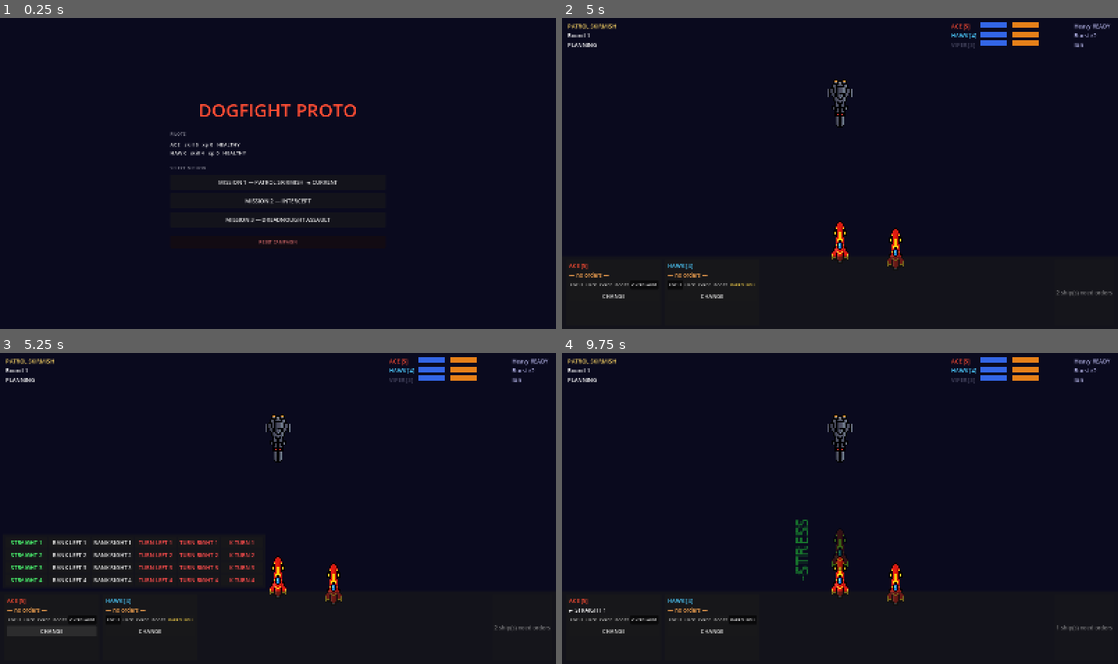
Above: before the commit, frames 1-4 (two rows, left to right).
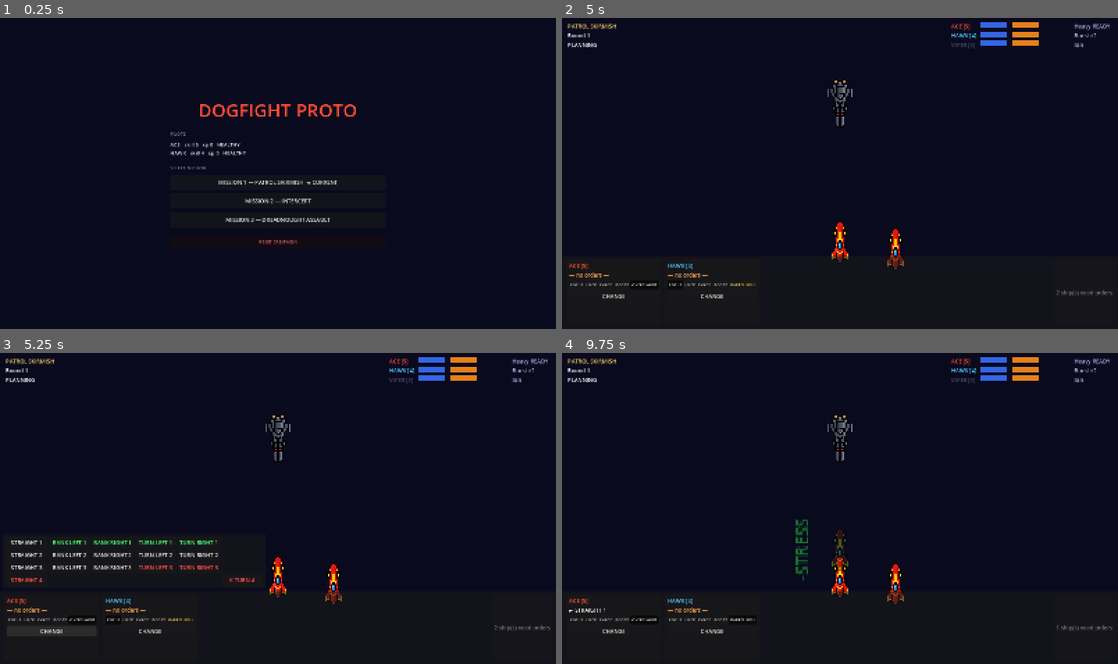
Above: after the commit, the same moments.

Repository: kavemankai/JaggedBuild
Game: Godot game, scene res://scenes/MainMenu.tscn
Two runs of this game, one before a commit and one after it. Both use one fixed random seed, a clock stepped at 60 frames per second and the inputs below.
Inputs:
- Up to frame 1 (0.25 s): no input
- Up to frame 2 (5 s): click "MISSION 1 — PATROL SKIRMISH ◄…" at 0.5 s; click "FOCUS" at 1.25 s; click "LOCK" at 2 s; click "EVADE" at 2.75 s; click "BOOST" at 3.5 s; click "OVERCHARGE" at 4.25 s
- Up to frame 3 (5.25 s): click "CHANGE" at 5 s
- Up to frame 4 (9.75 s): click "FOCUS" at 5.75 s; click "LOCK" at 6.5 s; click "EVADE" at 7.25 s; click "BOOST" at 8 s; click "BARREL ROLL" at 8.75 s; click "STRAIGHT 1" at 9.5 s

Frames 1-2 are identical in both runs. In frame 3, 1.0% of the frame differs, in the area x 2-46%, y 60-74%; in frame 4, nothing differs.

Commit message:
Gate 16: DialData architecture — per-ship maneuver dials

Diff:
--- a/scripts/AIController.gd
+++ b/scripts/AIController.gd
@@ -13,25 +13,39 @@
 	var best_maneuver: Maneuver = null
 	var best_score: float = -INF
 
-	for bearing in ai_ship.bearing_options:
-		var color: String = ai_ship.get_maneuver_color(bearing)
-		if ai_ship.stress > 0 and color == "RED":
-			continue
-		# Disabled engines: only white (neutral) maneuvers remain available.
-		if engines_out and color != "WHITE":
-			continue
-		for speed in ai_ship.speed_options:
+	if ai_ship.dial_data != null:
+		for option: Dictionary in ai_ship.dial_data.get_all_options():
+			var bearing: String = option["bearing"] as String
+			var speed: int = int(option["speed"])
+			var color: String = option["color"] as String
+			if ai_ship.stress > 0 and color == "RED":
+				continue
+			if engines_out and color != "WHITE":
+				continue
 			var m := Maneuver.new()
 			m.bearing = bearing
 			m.speed = speed
-
-			var end_state := ManeuverSystem.compute_end_state(
-				ai_ship.global_position, ai_ship.rotation, m)
+			var end_state := ManeuverSystem.compute_end_state(ai_ship.global_position, ai_ship.rotation, m)
 			var score := _score_state(end_state, target, avoid_points)
-
 			if score > best_score:
 				best_score = score
 				best_maneuver = m
+	else:
+		for bearing in ai_ship.bearing_options:
+			var color: String = ai_ship.get_maneuver_color(bearing)
+			if ai_ship.stress > 0 and color == "RED":
+				continue
+			if engines_out and color != "WHITE":
+				continue
+			for speed in ai_ship.speed_options:
+				var m := Maneuver.new()
+				m.bearing = bearing
+				m.speed = speed
+				var end_state := ManeuverSystem.compute_end_state(ai_ship.global_position, ai_ship.rotation, m)
+				var score := _score_state(end_state, target, avoid_points)
+				if score > best_score:
+					best_score = score
+					best_maneuver = m
 
 	return best_maneuver
 
--- /dev/null
+++ b/scripts/DialData.gd
@@ -0,0 +1,33 @@
+class_name DialData
+extends Resource
+
+# dial[bearing][speed] = "GREEN" | "WHITE" | "RED"
+# Absence of a speed key for a bearing means that maneuver is not on this dial.
+@export var dial: Dictionary = {}
+
+
+func get_color(bearing: String, speed: int) -> String:
+	if not dial.has(bearing):
+		return ""
+	var speeds: Dictionary = dial[bearing] as Dictionary
+	if not speeds.has(speed):
+		return ""
+	return speeds[speed] as String
+
+
+func is_available(bearing: String, speed: int) -> bool:
+	return get_color(bearing, speed) != ""
+
+
+# Returns Array[{bearing, speed, color}] for populating the ManeuverSelector.
+func get_all_options() -> Array:
+	var options: Array = []
+	for bearing in dial.keys():
+		var speeds: Dictionary = dial[bearing] as Dictionary
+		for speed in speeds.keys():
+			options.append({
+				"bearing": bearing as String,
+				"speed": int(speed),
+				"color": speeds[speed] as String,
+			})
+	return options
--- a/scripts/Main.gd
+++ b/scripts/Main.gd
@@ -67,6 +67,7 @@
 			ship.team = "PLAYER"
 			ship.speed_options = [1, 2, 3, 4]
 			ship.bearing_options = ["STRAIGHT", "BANK_LEFT", "BANK_RIGHT", "TURN_LEFT", "TURN_RIGHT", "K_TURN"]
+			ship.dial_data = ShipDials.fighter()
 			_apply_spec(ship, pilots[i])
 			ship.position = PLAYER_SLOTS[i][0]
 			ship.rotation = PLAYER_SLOTS[i][1]
--- a/scripts/ManeuverSelector.gd
+++ b/scripts/ManeuverSelector.gd
@@ -7,6 +7,9 @@
 
 var _ship: Ship = null
 var _ghost: Node2D = null
+
+# Canonical column order for dial display.
+const BEARING_ORDER: Array = ["STRAIGHT", "BANK_LEFT", "BANK_RIGHT", "TURN_LEFT", "TURN_RIGHT", "K_TURN"]
 
 
 func open_for(ship: Ship, ghost: Node2D) -> void:
@@ -29,6 +32,69 @@
 	for child in _grid.get_children():
 		child.queue_free()
 
+	if _ship.dial_data != null:
+		_populate_from_dial()
+	else:
+		_populate_legacy()
+
+
+func _populate_from_dial() -> void:
+	var dial: DialData = _ship.dial_data
+	var stressed: bool = _ship.stress > 0
+	var engines_out: bool = _ship.engines_disabled()
+
+	# Build sorted bearing list (only bearings present in the dial, in canonical order).
+	var bearings: Array = []
+	for b in BEARING_ORDER:
+		if dial.dial.has(b):
+			bearings.append(b)
+
+	# Build sorted speed list from all speeds present in the dial.
+	var speed_set: Array = []
+	for b in bearings:
+		var speeds_dict: Dictionary = dial.dial[b] as Dictionary
+		for spd in speeds_dict.keys():
+			if not speed_set.has(int(spd)):
+				speed_set.append(int(spd))
+	speed_set.sort()
+
+	_grid.columns = bearings.size()
+
+	for spd: int in speed_set:
+		for bearing: String in bearings:
+			var color: String = dial.get_color(bearing, spd)
+			if color == "":
+				# Gap in the dial — invisible spacer to preserve grid alignment.
+				var spacer := Control.new()
+				spacer.custom_minimum_size = Vector2(120, 32)
+				_grid.add_child(spacer)
+				continue
+
+			var btn := Button.new()
+			btn.text = bearing.replace("_", " ") + " " + str(spd)
+			btn.custom_minimum_size = Vector2(120, 32)
+			_apply_color(btn, color)
+
+			if stressed and color == "RED":
+				btn.disabled = true
+				btn.tooltip_text = "STRESSED — red maneuvers unavailable"
+			elif engines_out and color != "WHITE":
+				btn.disabled = true
+				btn.tooltip_text = "ENGINES DISABLED — white maneuvers only"
+
+			if _is_selected(bearing, spd):
+				btn.add_theme_color_override("font_color", Color(1.0, 1.0, 0.4, 1.0))
+				btn.text = "● " + btn.text
+
+			var m := Maneuver.new()
+			m.bearing = bearing
+			m.speed = spd
+			btn.mouse_entered.connect(_on_hover.bind(m))
+			btn.pressed.connect(_on_pick.bind(m))
+			_grid.add_child(btn)
+
+
+func _populate_legacy() -> void:
 	_grid.columns = _ship.bearing_options.size()
 	var stressed: bool = _ship.stress > 0
 	var engines_out: bool = _ship.engines_disabled()
@@ -42,8 +108,7 @@
 			var move_color: String = _ship.get_maneuver_color(bearing)
 			_apply_color(btn, move_color)
 
-			var is_red: bool = move_color == "RED"
-			if stressed and is_red:
+			if stressed and move_color == "RED":
 				btn.disabled = true
 				btn.tooltip_text = "STRESSED — red maneuvers unavailable"
 			elif engines_out and move_color != "WHITE":
--- a/scripts/PlanningStrip.gd
+++ b/scripts/PlanningStrip.gd
@@ -114,22 +114,36 @@
 			ship.selected_action = "FOCUS"
 		# Safety: if a red maneuver slipped through on a stressed ship, swap it.
 		if ship.stress > 0 and ship.selected_maneuver != null \
-				and ship.get_maneuver_color(ship.selected_maneuver.bearing) == "RED":
+				and ship.get_maneuver_color(ship.selected_maneuver.bearing, ship.selected_maneuver.speed) == "RED":
 			ship.selected_maneuver = _closest_non_red(ship, ship.selected_maneuver.speed)
 	all_confirmed.emit()
 
 
 func _closest_non_red(ship: Ship, speed: int) -> Maneuver:
-	for bearing: String in ship.bearing_options:
-		if ship.get_maneuver_color(bearing) != "RED":
-			var m := Maneuver.new()
-			m.bearing = bearing
-			m.speed = speed
-			return m
-	# Fallback — straight.
+	if ship.dial_data != null:
+		# Prefer same speed; fall back to any non-red option.
+		for option: Dictionary in ship.dial_data.get_all_options():
+			if int(option["speed"]) == speed and option["color"] != "RED":
+				var m := Maneuver.new()
+				m.bearing = option["bearing"] as String
+				m.speed = speed
+				return m
+		for option: Dictionary in ship.dial_data.get_all_options():
+			if option["color"] != "RED":
+				var m := Maneuver.new()
+				m.bearing = option["bearing"] as String
+				m.speed = int(option["speed"])
+				return m
+	else:
+		for bearing: String in ship.bearing_options:
+			if ship.get_maneuver_color(bearing) != "RED":
+				var m := Maneuver.new()
+				m.bearing = bearing
+				m.speed = speed
+				return m
 	var fallback := Maneuver.new()
 	fallback.bearing = "STRAIGHT"
-	fallback.speed = speed
+	fallback.speed = 1
 	return fallback
 
 
--- a/scripts/RoundManager.gd
+++ b/scripts/RoundManager.gd
@@ -46,9 +46,10 @@
 		if ship.is_destroyed:
 			continue
 		var bearing: String = ship.selected_maneuver.bearing if ship.selected_maneuver else ""
+		var speed: int = ship.selected_maneuver.speed if ship.selected_maneuver else 0
 		await ship.execute_maneuver()
 		var s: Ship = ship as Ship
-		var move_color: String = s.get_maneuver_color(bearing)
+		var move_color: String = s.get_maneuver_color(bearing, speed)
 		if move_color == "RED":
 			if randf() >= s.get_nerve():
 				s.stress += 1
--- a/scripts/Ship.gd
+++ b/scripts/Ship.gd
@@ -25,6 +25,7 @@
 @export var firing_arc_degrees: float = 90.0
 @export var firing_range_mult: float = 1.0
 
+var dial_data: DialData = null
 var selected_maneuver: Maneuver = null
 var heavy_cooldown: int = 0
 var is_destroyed: bool = false
@@ -215,7 +216,11 @@
 	_build_arc_polygon()
 
 
-func get_maneuver_color(bearing: String) -> String:
+func get_maneuver_color(bearing: String, speed: int = 0) -> String:
+	if dial_data != null and speed > 0:
+		var c: String = dial_data.get_color(bearing, speed)
+		return c if c != "" else "WHITE"
+	# Legacy bearing-only fallback (used by enemy ships without a dial).
 	if bearing in red_bearings:
 		return "RED"
 	if bearing in green_bearings:
--- /dev/null
+++ b/scripts/ShipDials.gd
@@ -0,0 +1,19 @@
+class_name ShipDials
+# Static factory — call as ShipDials.fighter() etc.
+# Gate 17 will add heavy(), interceptor(), gunship(), and enemy variants.
+
+
+static func fighter() -> DialData:
+	var d := DialData.new()
+	# Section 2.1 — Wraith-class Fighter dial.
+	# Speed 1 banks and turns are GREEN (clear 1 stress). Speed 3 turns cost stress.
+	# Speed 4 is red-straight or K-Turn only.
+	d.dial = {
+		"STRAIGHT":   {1: "WHITE", 2: "WHITE", 3: "WHITE", 4: "RED"},
+		"BANK_LEFT":  {1: "GREEN", 2: "WHITE", 3: "WHITE"},
+		"BANK_RIGHT": {1: "GREEN", 2: "WHITE", 3: "WHITE"},
+		"TURN_LEFT":  {1: "GREEN", 2: "WHITE", 3: "RED"},
+		"TURN_RIGHT": {1: "GREEN", 2: "WHITE", 3: "RED"},
+		"K_TURN":     {4: "RED"},
+	}
+	return d
